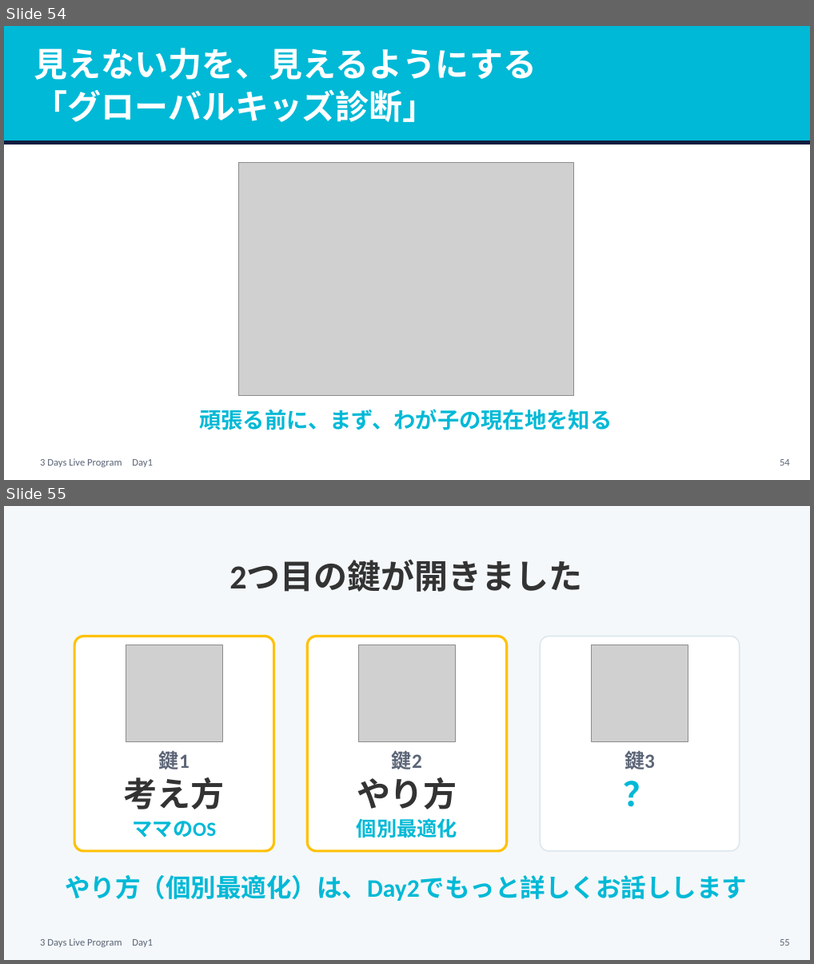
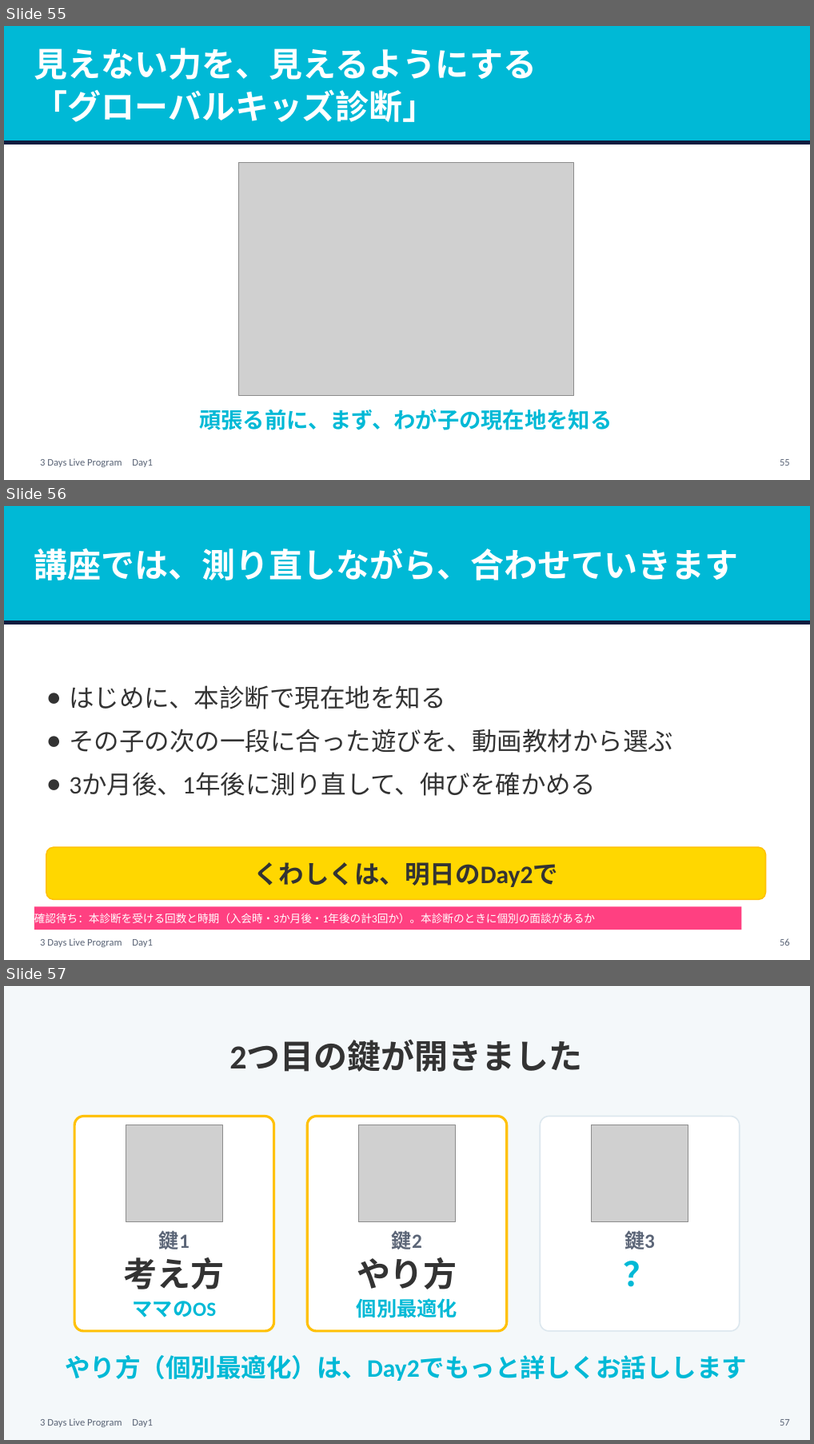
Before and after one commit to tanakayuc/static-pages, a slide deck: pigmarion-homeinter-3days-live/day1/v2/homeinter-day1-v2.pptx. Shown one above the other, each under a label of ours: slides 54 and 55 before the commit, slides 55, 56 and 57 after it. The pictures are 814x964 and 814x1444 pixels, drawn with LibreOffice and Linux fonts; fonts in the diff are those of the drawing; grey boxes stand for pictures. Boxes give left, top, right and bottom in pixels: in the first picture for what was removed or moved away, otherwise in the second. Text is boxed around its words. In the diff, an @@ line names an element or a change of style, - is before the commit and + after.

Commit message:
pigmarion-homeinter-3days-live: Day2を2つ目の鍵（個別最適化）が主役の案に作り直し、Day3の修正方針案と台本案を足し、Day1に講座のサポートの前フリ2枚を入れた（田中さんの指示）

```diff
--- a/pigmarion-homeinter-3days-live/day1/v2/homeinter-day1-v2.pptx
+++ b/pigmarion-homeinter-3days-live/day1/v2/homeinter-day1-v2.pptx
@@ slide 56 added at [4,506,810,960], background #FFFFFF; not listed: 1 template element that a slide beside it also shows @@
@@ rectangle added at [4,506,810,620], fill #00B9D6, outline #00B9D6 1 pt @@
@@ text added at [34,548,739,580], 40 pt, text #FFFFFF, bold @@
+講座では、測り直しながら、合わせていきます
@@ rectangle added at [4,620,810,624], fill #0F1C3F, outline #0F1C3F 1 pt @@
@@ text added at [69,685,674,796], 30 pt, text #333333 @@
+● はじめに、本診断で現在地を知る
+● その子の次の一段に合った遊びを、動画教材から選ぶ
+● 3か月後、1年後に測り直して、伸びを確かめる
@@ rounded rectangle added at [46,847,766,900], fill #FFD700, outline #FFC107 1.5 pt @@
@@ text added at [254,862,558,887], 30 pt, text #333333, bold @@
+くわしくは、明日のDay2で
@@ rectangle added at [34,907,742,929], fill #FF4081, 13 pt, text #FFFFFF @@
+確認待ち：本診断を受ける回数と時期（入会時・3か月後・1年後の計3回か）。本診断のときに個別の面談があるか
@@ page number added at [780,938,790,945], 12 pt, text #5B6577 @@
+56
@@ what was slide 54 is now slide 55 @@
@@ page number at [780,459,790,465]: text changed @@
-54
+55
@@ what was slide 55 is now slide 57 @@
@@ page number at [780,1419,790,1425]: text changed @@
-55
+57
```
Also in this commit, not shown: 1 slide changed, 1 other slide added, 41 other files.
